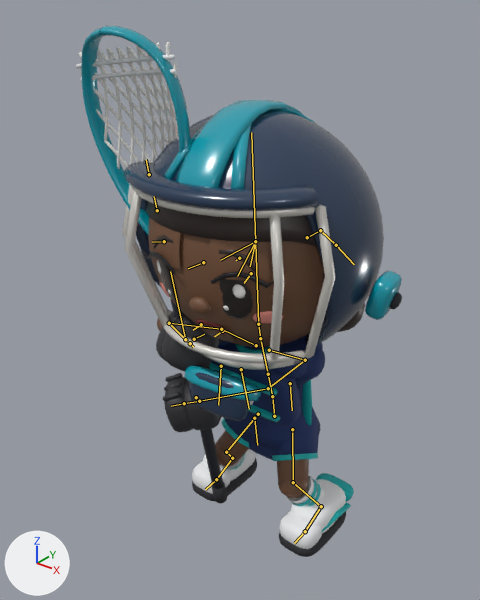
Before and after pictures for a commit that changed the Blender file 3D/Production/Characters/GirlGoalie/LaxAttack_girl_goalie.blend.
Camera for both pictures: a camera (50 mm lens) standing at (1.007, -1.468, 1.617) and looking at (-0.121, -0.059, 0.743). The lights are fixed; the arrows at lower left show +X, +Y and +Z. The older version comes first. Both versions are drawn at frame 9 of the action 'goalie_crossover_left'; the numbers are the values there. The bones that change, and the others that lie on the model, are drawn over the model as lines.

The first picture shows 'girl_goalie_chest_protector', 'girl_goalie_face', 'girl_goalie_gloves', 'girl_goalie_hair', 'girl_goalie_head', 'girl_goalie_headgear', 'girl_goalie_kit', 'girl_goalie_limbs', 'girl_goalie_shoes', 'lax_girl_goalie_stick'.
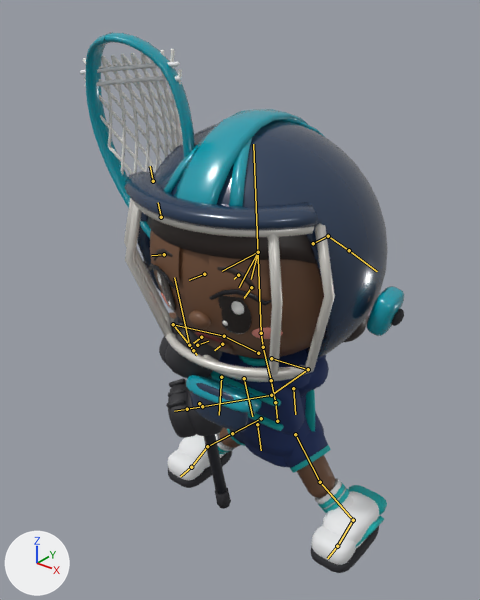
Diff of the bpy script that builds the scene:
```diff
--- a/3D/Production/Characters/GirlGoalie/LaxAttack_girl_goalie.blend.py
+++ b/3D/Production/Characters/GirlGoalie/LaxAttack_girl_goalie.blend.py
@@ bone_pelvis @@
 bone_pelvis = bpy.data.objects['lax_girl_goalie_rig'].pose.bones['pelvis']  # child of 'root'
-bone_pelvis.location = (-0.024, -0.08, 0.0)
-bone_pelvis.rotation_euler = (0.14, 0.0, 0.0175)  # degrees (8, 0, 1)
+bone_pelvis.location = (-0.01, -0.094, 0.0)
+bone_pelvis.rotation_euler = (0.175, 0.0, 0.0)  # degrees (10, 0, 0)
@@ bone_head @@
 bone_head = bpy.data.objects['lax_girl_goalie_rig'].pose.bones['head']  # child of 'neck'
-bone_head.rotation_euler = (-0.14, 0.0873, 0.0)  # degrees (-8, 5, 0)
+bone_head.rotation_euler = (-0.14, 0.0524, 0.0)  # degrees (-8, 3, 0)
@@ bone_hair_01 @@
 bone_hair_01 = bpy.data.objects['lax_girl_goalie_rig'].pose.bones['hair_01']  # child of 'head'
-bone_hair_01.rotation_euler = (0.14, 0.0, -0.0349)  # degrees (8, 0, -2)
+bone_hair_01.rotation_euler = (0.14, 0.0, -0.0698)  # degrees (8, 0, -4)
@@ bone_hair_02 @@
 bone_hair_02 = bpy.data.objects['lax_girl_goalie_rig'].pose.bones['hair_02']  # child of 'hair_01'
-bone_hair_02.rotation_euler = (0.279, 0.0, -0.0524)  # degrees (16, 0, -3)
+bone_hair_02.rotation_euler = (0.262, 0.0, -0.157)  # degrees (15, 0, -9)
@@ bone_hair_03 @@
 bone_hair_03 = bpy.data.objects['lax_girl_goalie_rig'].pose.bones['hair_03']  # child of 'hair_02'
-bone_hair_03.rotation_euler = (0.401, 0.0, -0.0873)  # degrees (23, 0, -5)
+bone_hair_03.rotation_euler = (0.401, 0.0, -0.227)  # degrees (23, 0, -13)
@@ bone_ik_foot_l @@
 bone_ik_foot_l = bpy.data.objects['lax_girl_goalie_rig'].pose.bones['ik_foot_L']  # child of 'root'
-bone_ik_foot_l.location = (0.107, 0.008, -0.003)
+bone_ik_foot_l.location = (0.225, 0.002, -0.016)
@@ bone_ik_foot_r @@
 bone_ik_foot_r = bpy.data.objects['lax_girl_goalie_rig'].pose.bones['ik_foot_R']  # child of 'root'
-bone_ik_foot_r.location = (-0.124, 0.004, -0.012)
+bone_ik_foot_r.location = (-0.246, 0.008, -0.003)
@@ bone_stick @@
 bone_stick = bpy.data.objects['lax_girl_goalie_rig'].pose.bones['stick']  # child of 'root'
-bone_stick.location = (0.215, 0.257, 0.213)
+bone_stick.location = (0.229, 0.243, 0.213)
```

Boxes (x1, y1, x2, y2) around the edits, measured in the pictures (480 x 600 px):
'girl_goalie_headgear', posed
    before: (122, 100, 402, 421)
    after: (124, 109, 404, 432)
'lax_girl_goalie_stick', posed
    before: (76, 26, 228, 503)
    after: (80, 32, 231, 509)
'girl_goalie_head', posed
    before: (148, 217, 368, 347)
    after: (150, 230, 370, 358)
'girl_goalie_shoes', posed (35% wider, 29% taller)
    before: (192, 449, 354, 557)
    after: (168, 433, 387, 573)
'girl_goalie_face', posed
    before: (143, 220, 283, 343)
    after: (143, 232, 283, 355)
'girl_goalie_hair', posed
    before: (145, 202, 365, 332)
    after: (147, 216, 369, 343)
'girl_goalie_chest_protector', posed
    before: (209, 335, 323, 426)
    after: (211, 347, 326, 434)
'girl_goalie_gloves', posed
    before: (156, 311, 224, 432)
    after: (159, 317, 223, 438)
'girl_goalie_kit', posed
    before: (221, 343, 320, 461)
    after: (227, 355, 331, 473)
'girl_goalie_limbs', posed (10% wider)
    before: (157, 311, 325, 506)
    after: (169, 312, 354, 513)
bone 'pelvis', root to tip
    before: (274, 416) to (272, 396)
    after: (277, 421) to (275, 402)
bone 'head', root to tip
    before: (258, 324) to (251, 132)
    after: (261, 333) to (253, 144)
bone 'hair_01', root to tip
    before: (307, 237) to (320, 230)
    after: (313, 243) to (328, 236)
bone 'hair_02', root to tip
    before: (320, 230) to (336, 245)
    after: (328, 236) to (349, 250)
bone 'hair_03', root to tip
    before: (336, 245) to (354, 264)
    after: (349, 250) to (377, 271)
bone 'stick', root to tip
    before: (185, 339) to (170, 271)
    after: (189, 345) to (174, 277)
